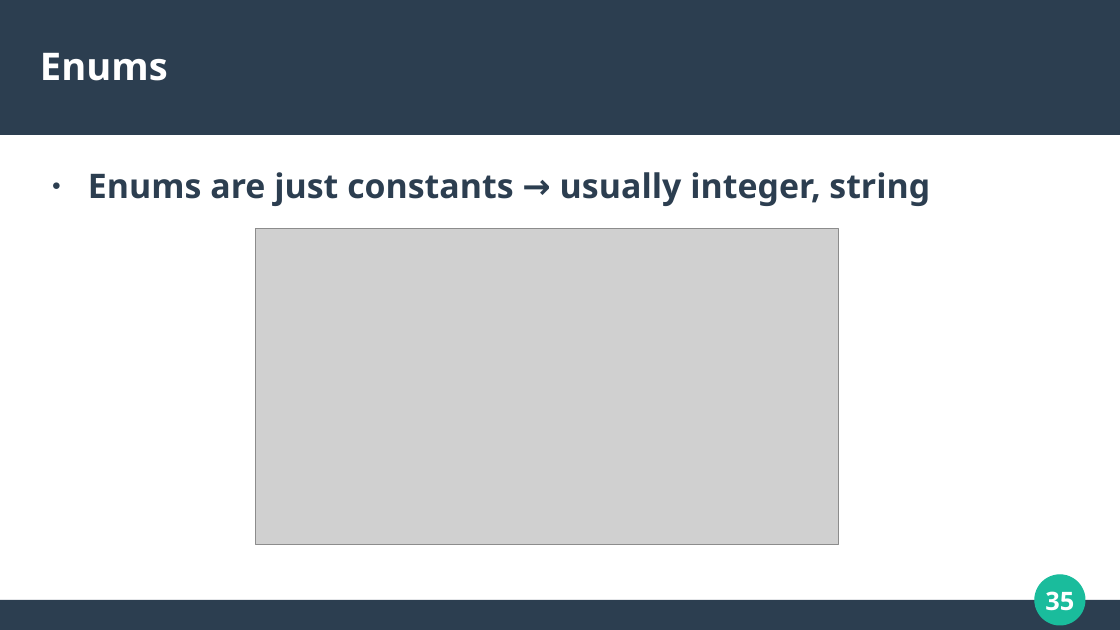
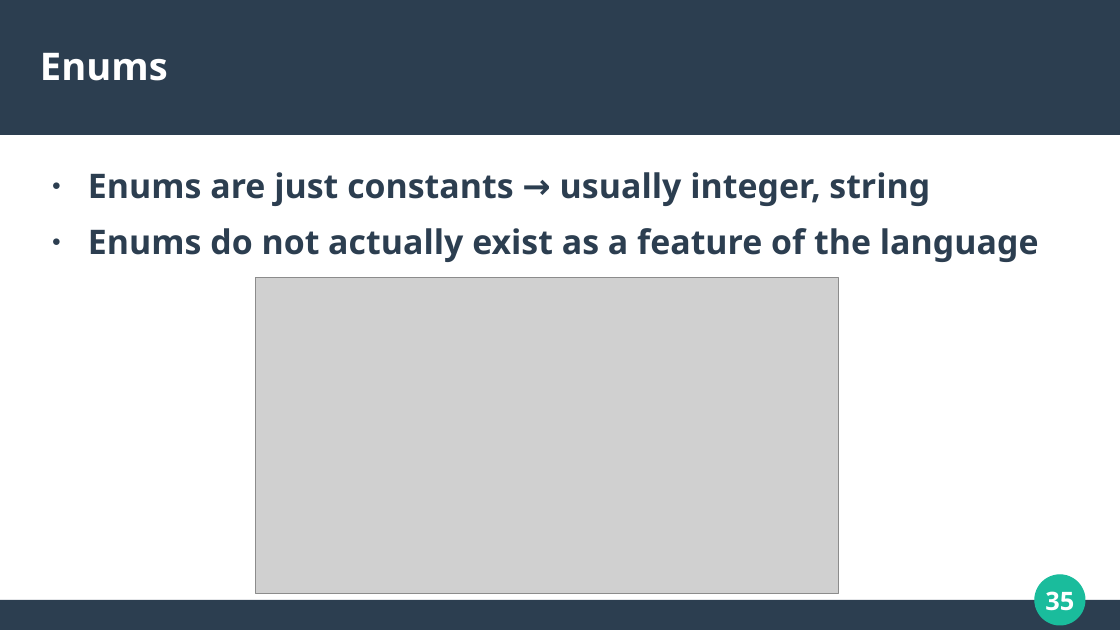
Before and after one commit to calvincramer/golang-training-1, a slide deck: slide 35 of presentation-1.odp. Drawn at 1120x630 pixels with LibreOffice and Linux fonts; fonts in the diff are those of the drawing; grey boxes stand for pictures. Boxes give left, top, right and bottom in pixels: in the first picture for what was removed or moved away, otherwise in the second. Text is boxed around its words. In the diff, an @@ line names an element or a change of style, - is before the commit and + after.

```diff
--- a/presentation-1.odp
+++ b/presentation-1.odp
@@ text at (88, 228, 1039, 262): paragraph added @@
+● Enums do not actually exist as a feature of the language
@@ picture: place and size @@
-picture at (255, 229, 838, 545)
+picture at (255, 277, 838, 594)
```
Also in this commit, not shown: 17 other slides changed, 1 other file.
